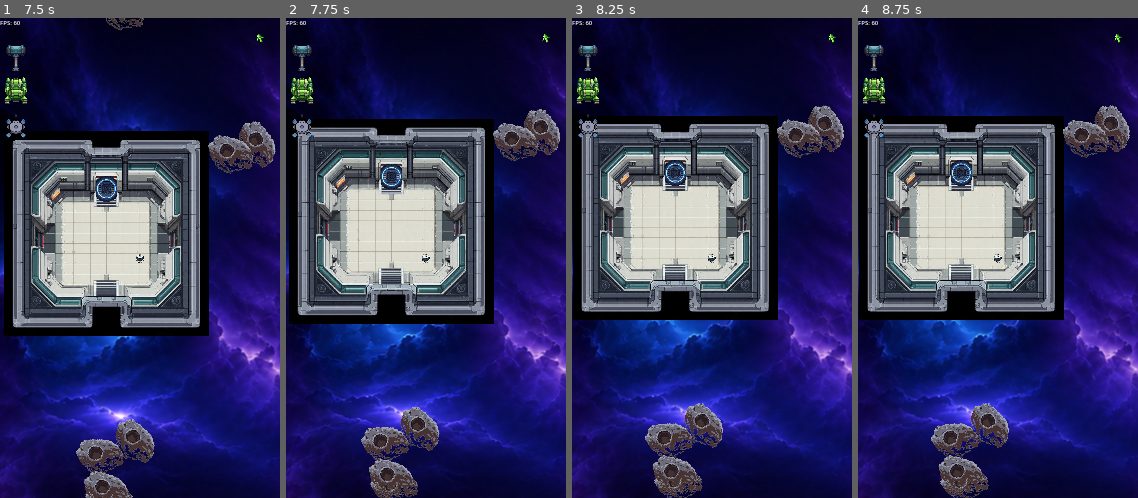
Above: before the commit, frames 1-4 (left to right).
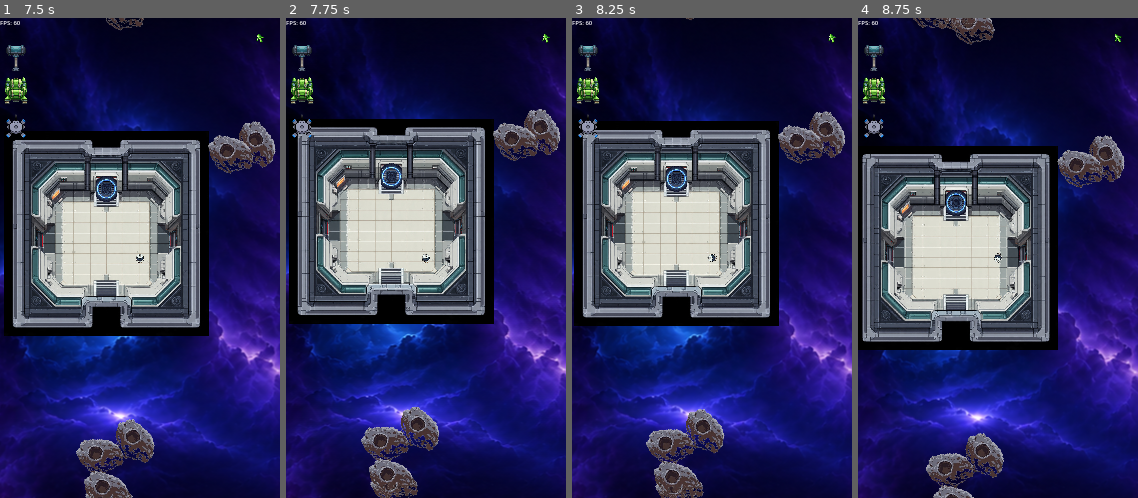
Above: after the commit, the same moments.

Repository: wildane/ShootingStar
Game: Godot game, scene res://scene/main_menu/main_menu.tscn
The game is run twice, just before and just after one commit, with the same random seed, the same clock (stepped at 60 frames per second) and the same inputs.
Inputs (mouse positions are in pixels of both pictures, inside the frame that each line leads up to):
- Up to frame 1 (7.5 s): tap Enter at 0.5, 0.6, 5.1 s; move the mouse to (201, 234) at 0.52 s; hold Right 0.53-1.25 s; click (201, 234) at 0.67 s; tap Space at 0.77, 3.77, 6.77 s; drag from (84, 282) to (126, 354) at 1.27 s; move the mouse to (140, 186) at 2.02 s; hold Right 2.03-2.75 s; tap Backspace at 2.1, 6.6 s; click (140, 186) at 2.17 s; drag from (126, 354) to (198, 234) at 2.77 s; move the mouse to (224, 330) at 3.52 s; hold Left 3.53-4.25 s; tap Ctrl at 3.6 s; click (224, 330) at 3.67 s; drag from (56, 186) to (142, 186) at 4.27 s; move the mouse to (154, 258) at 5.02 s; hold Down 5.03-5.75 s; click (154, 258) at 5.17 s; drag from (98, 138) to (142, 186) at 5.77 s; move the mouse to (201, 234) at 6.52 s; hold Up 6.53-7.25 s; click (201, 234) at 6.67 s; drag from (84, 282) to (100, 459) at 7.27 s
- Up to frame 2 (7.75 s): no input
- Up to frame 3 (8.25 s): move the mouse to (740, 152) at 8.02 s; hold Down from 8.03 s (still down); tap Ctrl at 8.1 s; click (740, 152) at 8.17 s
- Up to frame 4 (8.75 s): keep holding Down

Frame 1 is identical in both runs. In frame 2, 2.6% of the frame differs, in the area x 4-98%, y 18-100%; in frame 3, 22%; in frame 4, 38%, in the area x 0-100%, y 0-100%.

Commit message:
Stop world movement when touching UI on mobile.
Handle player touch input in _unhandled_input so CanvasLayer controls
consume taps before they become click-to-move targets.

Diff:
--- a/scene/astro/AstroStateMachine.gd
+++ b/scene/astro/AstroStateMachine.gd
@@ -20,7 +20,9 @@
 		if get_child_count() > 0:
 			tukar_state(get_child(0))
 
-func _input(event: InputEvent) -> void:
+# Guna _unhandled_input supaya sentuhan/klik pada UI (CanvasLayer/Control) tidak
+# mencetuskan gerakan pemain (input UI diproses dahulu oleh fasa GUI).
+func _unhandled_input(event: InputEvent) -> void:
 	if not state_sekarang:
 		return
 
@@ -28,23 +30,21 @@
 	# Klik kiri + heret mouse ditukar jadi sentuhan maya (jari 0),
 	# jadi joystick sentuh sedia ada terus berfungsi tanpa ubah state lain.
 	if event is InputEventMouseButton and event.button_index == MOUSE_BUTTON_LEFT:
-		if _mouse_di_atas_ui():
-			return
 		var sentuhan := InputEventScreenTouch.new()
 		sentuhan.index = 0
 		sentuhan.position = event.position
 		sentuhan.pressed = event.pressed
 		state_sekarang.kendalikan_input(sentuhan)
+		get_viewport().set_input_as_handled()
 		return
 
 	if event is InputEventMouseMotion and (event.button_mask & MOUSE_BUTTON_MASK_LEFT) != 0:
-		if _mouse_di_atas_ui():
-			return
 		var heret := InputEventScreenDrag.new()
 		heret.index = 0
 		heret.position = event.position
 		heret.relative = event.relative
 		state_sekarang.kendalikan_input(heret)
+		get_viewport().set_input_as_handled()
 		return
 
 	state_sekarang.kendalikan_input(event)
